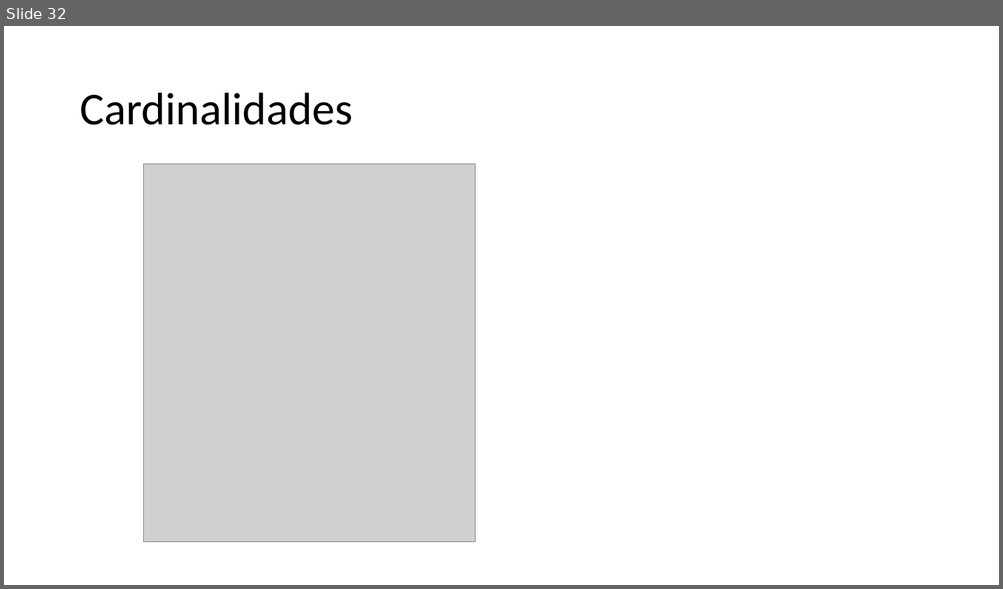
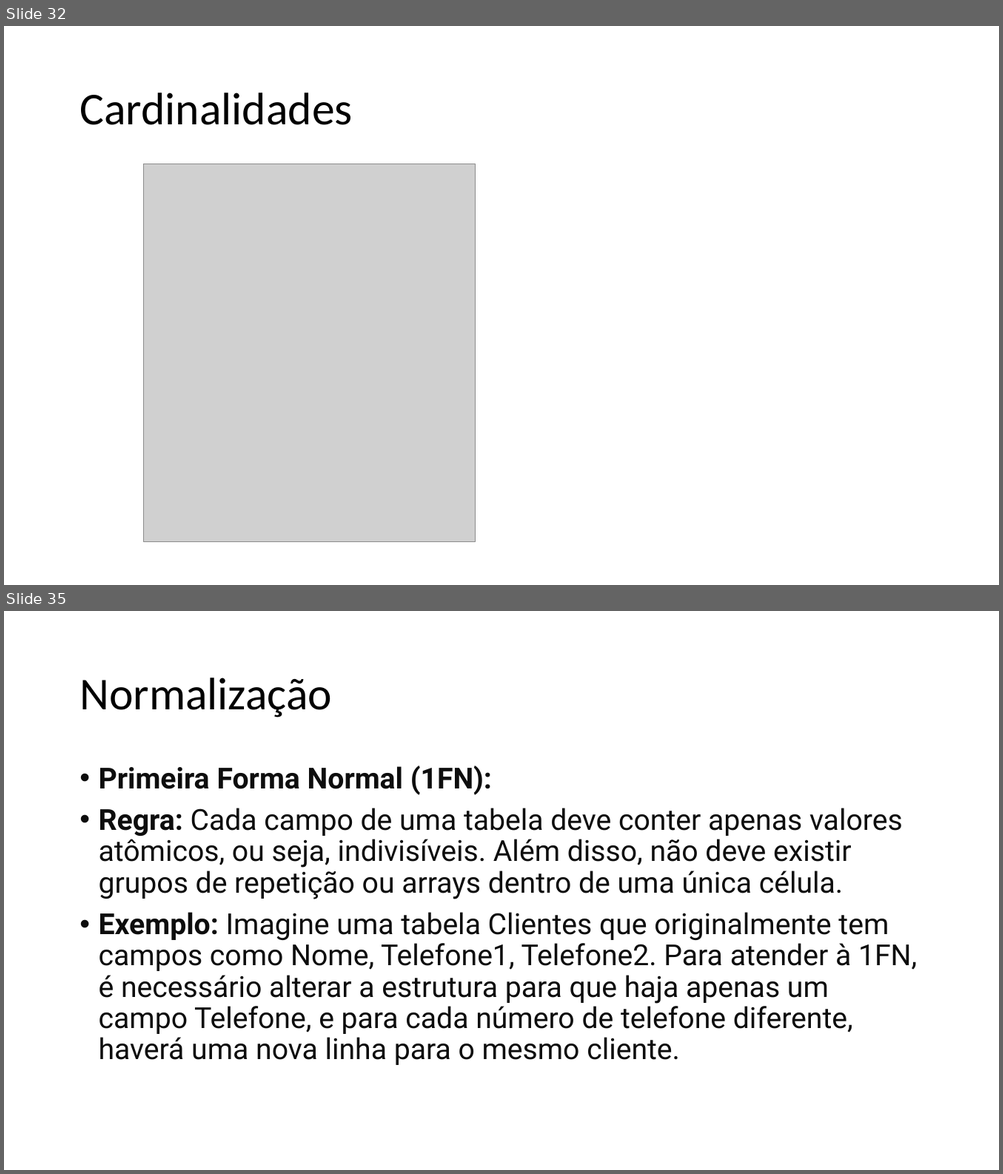
Before and after one commit to VictorInacio/learn-db, a slide deck: slides/Curso BD.pptx. Shown one above the other, each under a label of ours: slide 32 before the commit, slides 32 and 35 after it; the slides between them are not shown. The pictures are 1003x589 and 1003x1174 pixels, drawn with LibreOffice and Linux fonts; fonts in the diff are those of the drawing; grey boxes stand for pictures. Boxes give left, top, right and bottom in pixels: in the first picture for what was removed or moved away, otherwise in the second. Text is boxed around its words. In the diff, an @@ line names an element or a change of style, - is before the commit and + after.

```diff
--- a/slides/Curso BD.pptx
+++ b/slides/Curso BD.pptx
@@ slide 35 added at <box>4,611,999,1170</box>, background #FFFFFF @@
@@ title added at <box>79,678,332,718</box>, 44 pt, text #000000 @@
+Normalização
@@ text added at <box>99,766,916,1065</box>, 28 pt, text #0D0D0D @@
+• Primeira Forma Normal (1FN):
+• Regra: Cada campo de uma tabela deve conter apenas valores atômicos, ou seja, indivisíveis. Além disso, não deve existir grupos de repetição ou arrays dentro de uma única célula.
+• Exemplo: Imagine uma tabela Clientes que originalmente tem campos como Nome, Telefone1, Telefone2. Para atender à 1FN, é necessário alterar a estrutura para que haja apenas um campo Telefone, e para cada número de telefone diferente, haverá uma nova linha para o mesmo cliente.
```
Also in this commit, not shown: 6 other slides added, 16 other files.
